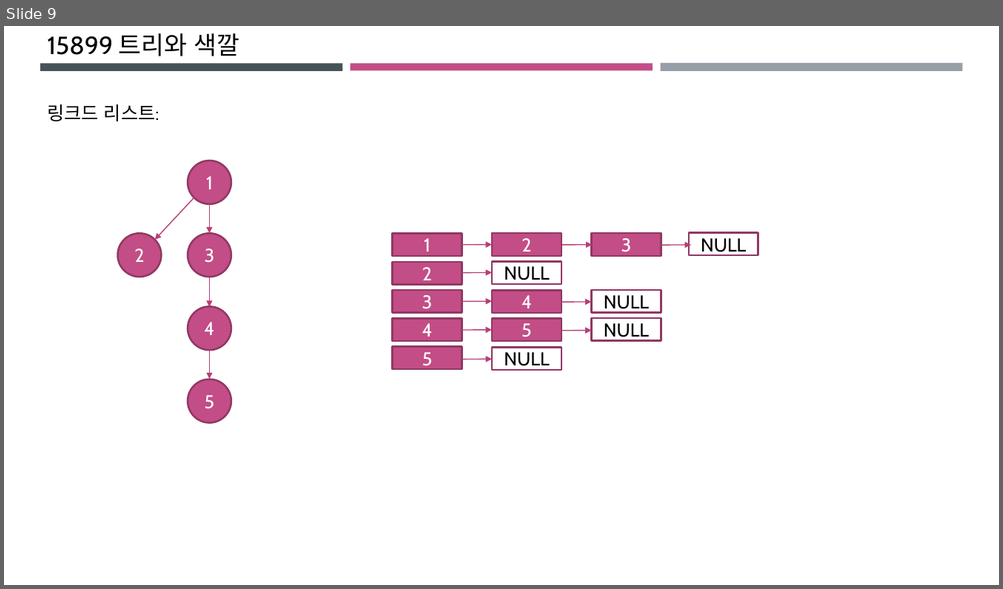
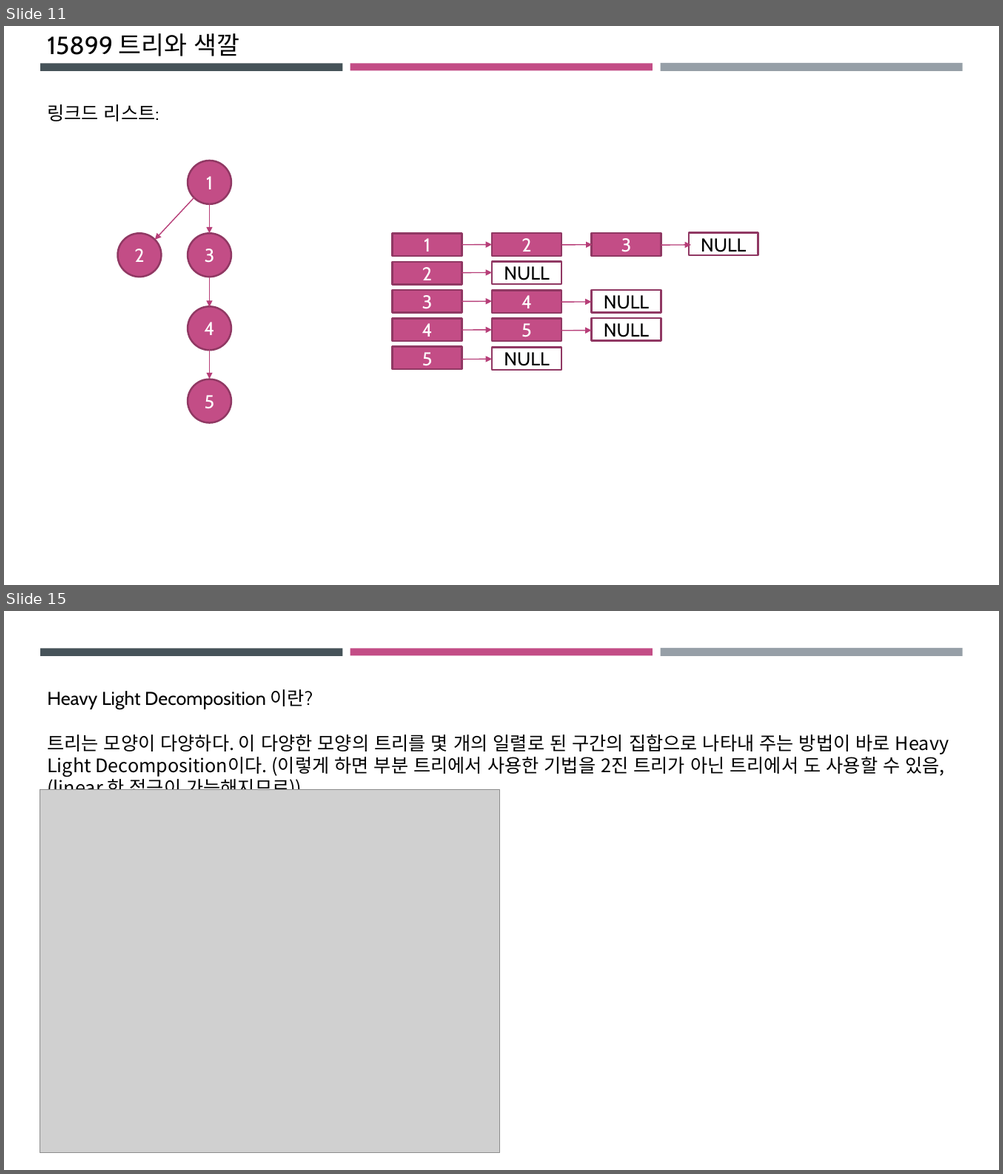
Before and after one commit to ckdgus0505/ACM, a slide deck: PPT 발표자료/UCPC_2018_예선/창현.pptx. Shown one above the other, each under a label of ours: slide 9 before the commit, slides 11 and 15 after it; the slides between them are not shown. The pictures are 1003x589 and 1003x1174 pixels, drawn with LibreOffice and Linux fonts; fonts in the diff are those of the drawing; grey boxes stand for pictures. Boxes give left, top, right and bottom in pixels: in the first picture for what was removed or moved away, otherwise in the second. Text is boxed around its words. In the diff, an @@ line names an element or a change of style, - is before the commit and + after.

```diff
--- a/PPT 발표자료/UCPC_2018_예선/창현.pptx
+++ b/PPT 발표자료/UCPC_2018_예선/창현.pptx
@@ slide 15 added at [4,611,999,1170], background #FFFFFF; not listed: 3 template elements that a slide beside it also shows @@
@@ text added at [47,689,948,790], 18 pt, text #000000 @@
+Heavy Light Decomposition 이란?
+트리는 모양이 다양하다. 이 다양한 모양의 트리를 몇 개의 일렬로 된 구간의 집합으로 나타내 주는 방법이 바로 Heavy Light Decomposition이다. (이렇게 하면 부분 트리에서 사용한 기법을 2진 트리가 아닌 트리에서 도 사용할 수 있음, (linear 한 접근이 가능해지므로))
@@ picture added at [40,790,499,1153] @@
@@ what was slide 9 is now slide 11 @@
```
Also in this commit, not shown: 3 slides changed, 6 other slides added, 5 other files.
